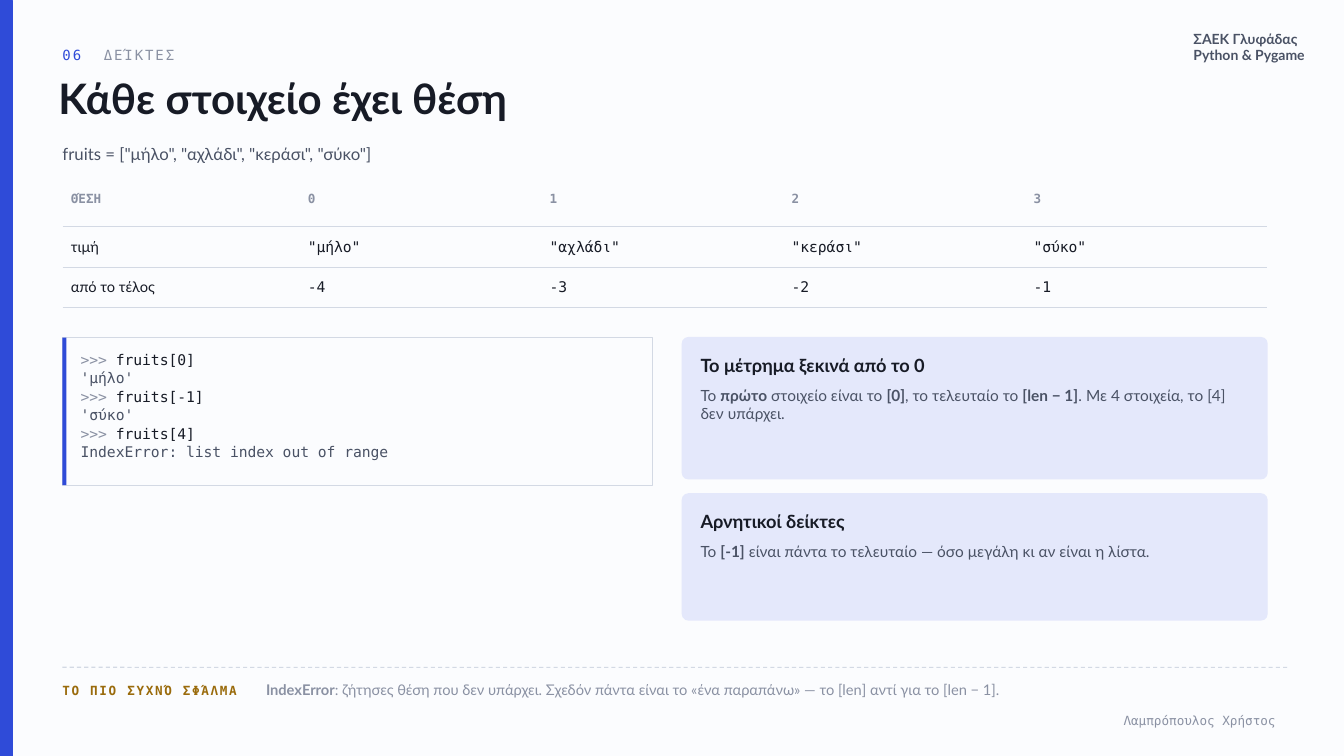
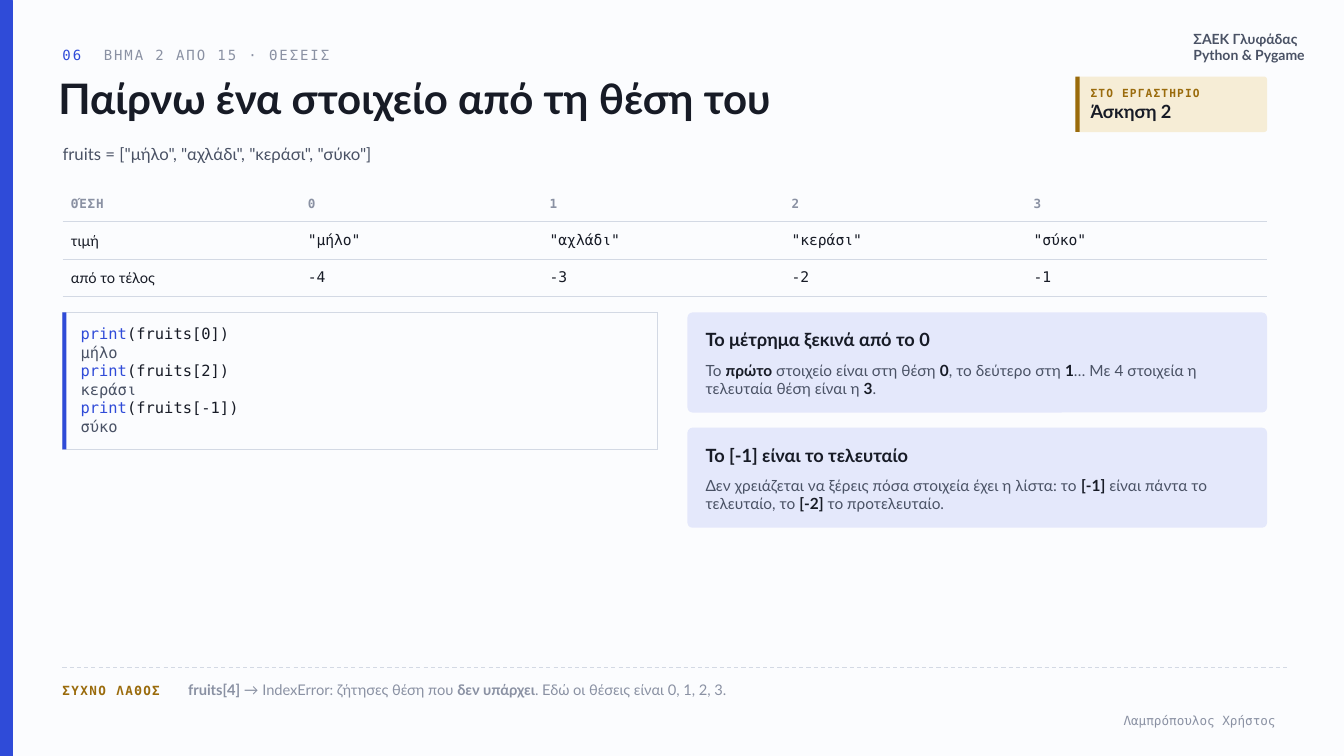
Before and after one commit to xristlamp/LAMPROPOULOS, a slide deck: slide 6 of files/glyfada/python-03-listes.pptx. Drawn at 1344x756 pixels with LibreOffice and Linux fonts; fonts in the diff are those of the drawing; background and template pictures are left out. Boxes give left, top, right and bottom in pixels: in the first picture for what was removed or moved away, otherwise in the second. Text is boxed around its words. In the diff, an @@ line names an element or a change of style, - is before the commit and + after.

```diff
--- a/files/glyfada/python-03-listes.pptx
+++ b/files/glyfada/python-03-listes.pptx
@@ text at (62, 49, 329, 60): text changed @@
-06 ΔΕΊΚΤΕΣ
+06 ΒΗΜΑ 2 ΑΠΟ 15 · ΘΕΣΕΙΣ
@@ text at (58, 82, 771, 122): text changed @@
-Κάθε στοιχείο έχει θέση
+Παίρνω ένα στοιχείο από τη θέση του
@@ rounded rectangle added at (1076, 77, 1267, 132), fill #F6EDD6 @@
@@ rectangle added at (1076, 77, 1080, 132), fill #9A6B0C @@
@@ text added at (1091, 104, 1172, 121), 8 pt, text #9A6B0C, bold @@
+ΣΤΟ ΕΡΓΑΣΤΗΡΙΟ
+Άσκηση 2
@@ table at (63, 187, 1267, 296) @@
@@ letter spacing 0 to 0.6 pt in "ΘΈΣΗ", "0", "1", "2" and 1 more places @@
@@ rectangle: place and size @@
-rectangle at (63, 338, 652, 485)
+rectangle at (63, 313, 657, 450)
@@ rectangle: place and size @@
-rectangle at (63, 338, 67, 485)
+rectangle at (63, 313, 67, 450)
@@ text at (81, 327, 239, 432): text changed; size 10.5 to 11 pt; text colour #4A5265 to #171B26 @@
->>> fruits[0]
-'μήλο'
->>> fruits[-1]
-'σύκο'
->>> fruits[4]
-IndexError: list index out of range
+print(fruits[0])
+μήλο
+print(fruits[2])
+κεράσι
+print(fruits[-1])
+σύκο
@@ rounded rectangle: place and size @@
-rounded rectangle at (683, 338, 1267, 479)
+rounded rectangle at (688, 313, 1267, 412)
@@ rounded rectangle at (688, 313, 1267, 412): outline #E4E8FB 1 pt to none; proportions changed @@
@@ text "Το μέτρημα ξεκινά από το ...": place and size @@
-text "Το μέτρημα ξεκινά από το ..." at (701, 358, 925, 375)
+text "Το μέτρημα ξεκινά από το ..." at (706, 332, 930, 349)
@@ text at (706, 364, 1197, 397): text changed @@
-Το πρώτο στοιχείο είναι το [0], το τελευταίο το [len − 1]. Με 4 στοιχεία, το [4] δεν υπάρχει.
+Το πρώτο στοιχείο είναι στη θέση 0, το δεύτερο στη 1… Με 4 στοιχεία η τελευταία θέση είναι η 3.
@@ rounded rectangle at (688, 427, 1267, 527): outline #E4E8FB 1 pt to none; proportions changed @@
@@ rounded rectangle: place and size @@
-rounded rectangle at (683, 494, 1267, 620)
+rounded rectangle at (688, 427, 1267, 527)
@@ text at (706, 448, 908, 465): text changed; size 11 to 13 pt; text colour #4A5265 to #171B26; bold on @@
-Το [-1] είναι πάντα το τελευταίο — όσο μεγάλη κι αν είναι η λίστα.
+Το [-1] είναι το τελευταίο
@@ text "Το [-1] είναι το τελευταίο" at (706, 448, 908, 465): vertical alignment top to middle @@
@@ text added at (706, 479, 1207, 512), 11 pt, text #4A5265 @@
+Δεν χρειάζεται να ξέρεις πόσα στοιχεία έχει η λίστα: το [-1] είναι πάντα το τελευταίο, το [-2] το προτελευταίο.
@@ text removed at (701, 514, 845, 531) @@
-Αρνητικοί δείκτες
@@ text at (62, 683, 726, 698): text changed @@
-ΤΟ ΠΙΟ ΣΥΧΝΌ ΣΦΆΛΜΑ IndexError: ζήτησες θέση που δεν υπάρχει. Σχεδόν πάντα είναι το «ένα παραπάνω» — το [len] αντί για το [len − 1].
+ΣΥΧΝΟ ΛΑΘΟΣ fruits[4] → IndexError: ζήτησες θέση που δεν υπάρχει. Εδώ οι θέσεις είναι 0, 1, 2, 3.
```
Also in this commit, not shown: 7 other slides changed, 19 slides added, 18 slides removed, 7 other files.
